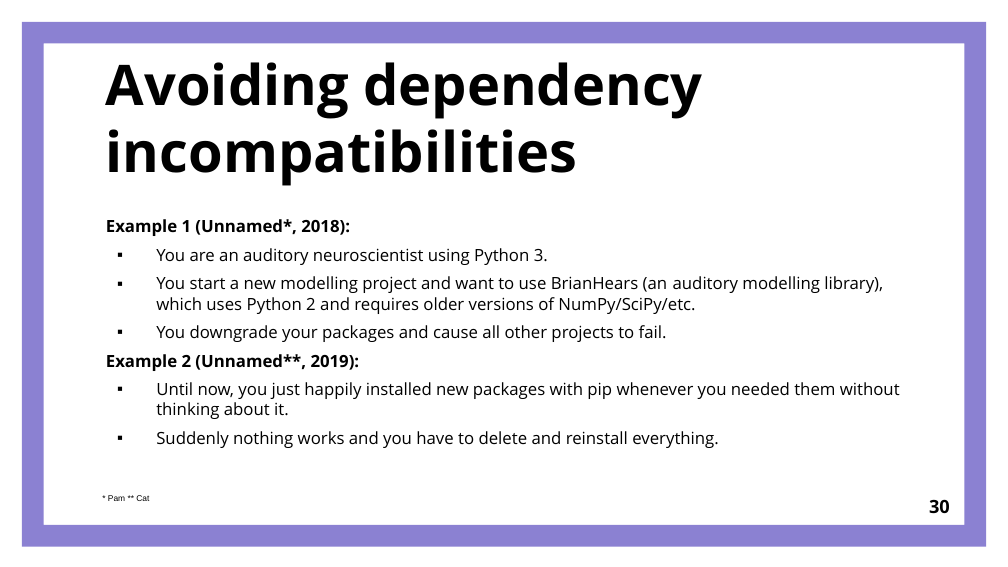
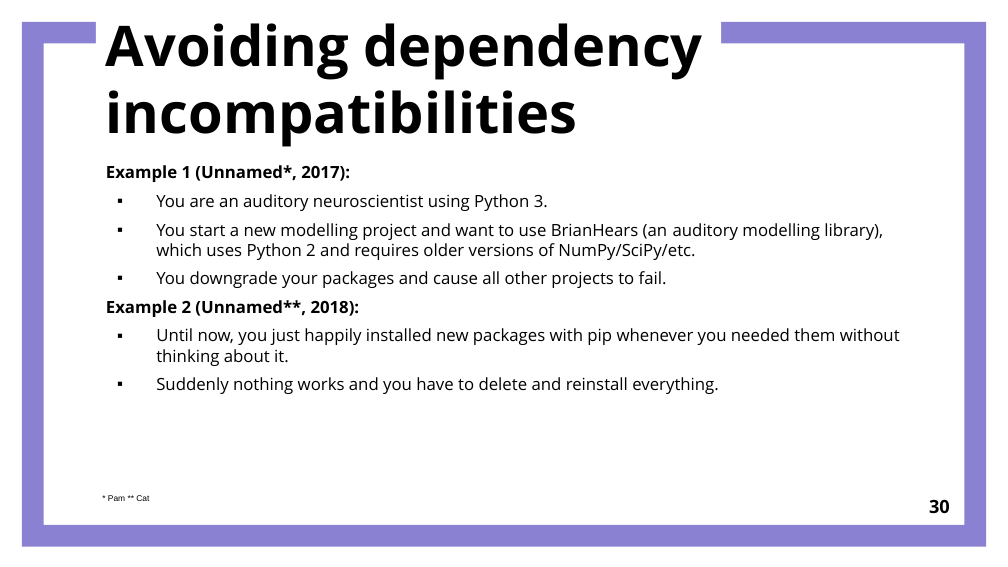
Before and after one commit to joejoeyjoseph/2019-camerino-ODD, a slide deck: slide 30 of materials/ODD_presentation.pptx. Drawn at 1008x567 pixels with LibreOffice and Linux fonts; fonts in the diff are those of the drawing. Boxes give left, top, right and bottom in pixels: in the first picture for what was removed or moved away, otherwise in the second. Text is boxed around its words. In the diff, an @@ line names an element or a change of style, - is before the commit and + after.

```diff
--- a/materials/ODD_presentation.pptx
+++ b/materials/ODD_presentation.pptx
@@ title "Avoiding dependency incompatibilities": place and size @@
-title "Avoiding dependency incompatibilities" at (106,62,702,186)
+title "Avoiding dependency incompatibilities" at (106,23,702,147)
@@ title "Avoiding dependency incompatibilities" at (106,23,702,147): vertical alignment bottom to top @@
@@ text "Example 1 (Unnamed*, 2017):": place and size @@
-text "Example 1 (Unnamed*, 2017):" at (106,219,900,448)
+text "Example 1 (Unnamed*, 2017):" at (106,165,900,394)
@@ text at (106,165,350,182): text changed @@
-Example 1 (Unnamed*, 2018):
+Example 1 (Unnamed*, 2017):
@@ text at (106,300,360,317): text changed @@
-Example 2 (Unnamed**, 2019):
+Example 2 (Unnamed**, 2018):
```
Also in this commit, not shown: 28 other slides changed, 2 slides added, 3 slides removed, 2 other files.
